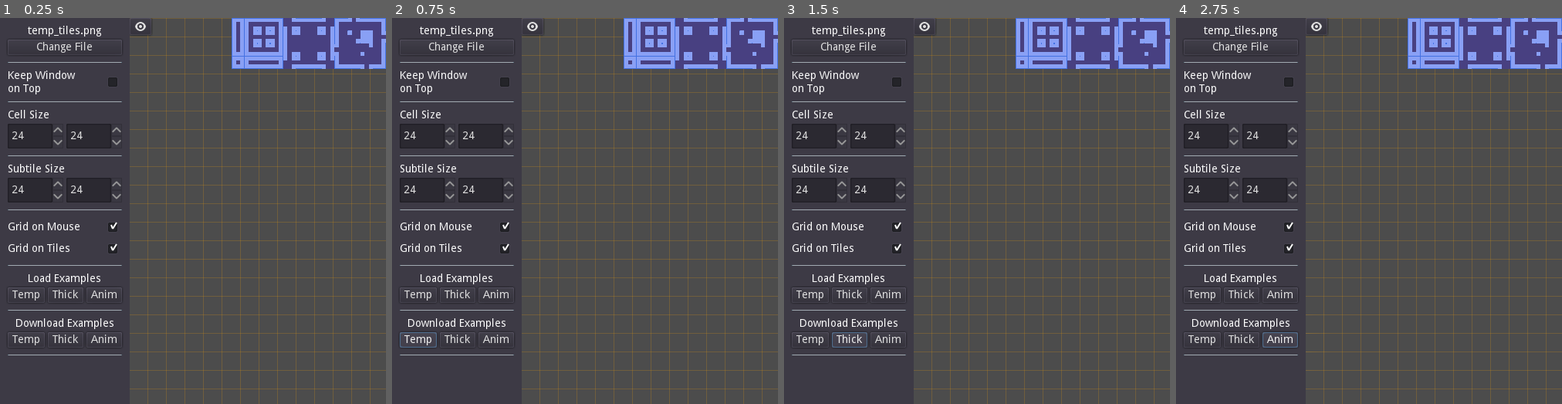
Above: before the commit, frames 1-4 (left to right).
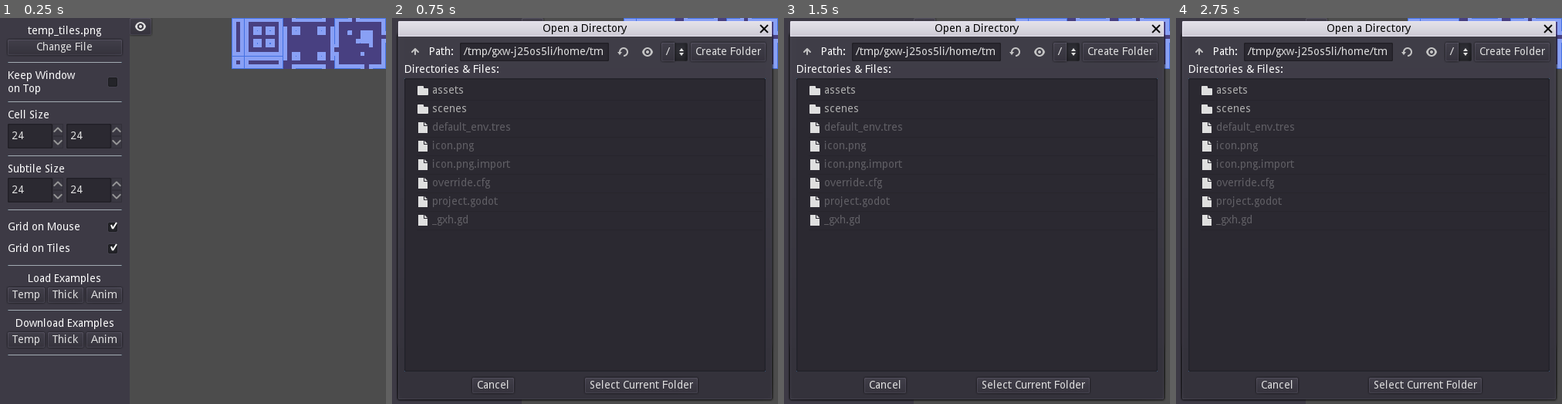
Above: after the commit, the same moments.

Repository: SuddenlyNothing/autotile-tester
Game: Godot game, scene res://scenes/Main.tscn
Two runs of this game, one before a commit and one after it. Both use one fixed random seed, a clock stepped at 60 frames per second and the inputs below.
Inputs:
- Up to frame 1 (0.25 s): no input
- Up to frame 2 (0.75 s): click "Temp" at 0.5 s
- Up to frame 3 (1.5 s): click "Thick" at 1.25 s
- Up to frame 4 (2.75 s): click "Anim" at 2 s

The runs differ from the first frame. In frame 1, 4.8% of the frame differs, in the area x 33-100%, y 0-100%; in frame 2, 67%; in frame 3, 67%; in frame 4, 67%, in the area x 1-100%, y 0-100%.

Commit message:
Add example downloads

Diff:
--- a/scenes/AutotileTester.gd
+++ b/scenes/AutotileTester.gd
@@ -12,7 +12,7 @@
 	Vector2(-1, 1),
 ]
 const MIN_ZOOM := Vector2.ONE * 0.2
-const MAX_ZOOM := Vector2.ONE * 2
+const MAX_ZOOM := Vector2.ONE * 2.5
 var MIN_ZOOM_LENGTH := MIN_ZOOM.length()
 var MAX_ZOOM_LENGTH := MAX_ZOOM.length()
 
@@ -29,7 +29,6 @@
 
 onready var grid_lighter := $GridLighter
 onready var texture := tile_set.tile_get_texture(0)
-onready var select := $Select
 onready var hint_draw := $HintDraw
 onready var grid_sprite := $Grid/GridSprite
 onready var camera := $Camera2D
--- a/scenes/AutotileTester.tscn
+++ b/scenes/AutotileTester.tscn
@@ -18,10 +18,6 @@
 
 [node name="Grid" parent="." instance=ExtResource( 4 )]
 
-[node name="Select" type="Polygon2D" parent="."]
-visible = false
-polygon = PoolVector2Array( 0, 0, 0, 0, 0, 0, 0, 0 )
-
 [node name="HintDraw" type="Node2D" parent="."]
 script = ExtResource( 5 )
 
--- a/scenes/Controls.gd
+++ b/scenes/Controls.gd
@@ -12,14 +12,17 @@
 const Hidden := preload("res://assets/hidden.svg")
 const Visible := preload("res://assets/visible.svg")
 
-var file := File.new()
-export(String, FILE, "*.png") var curr_file
-var modified_time := -1
-var curr_fps := 10
-
 export(String, FILE, "*.png") var temp
 export(String, FILE, "*.png") var thick
 export(Array, String, FILE, "*.png") var anim
+
+export(String, FILE, "*.png") var curr_file
+
+var file := File.new()
+var modified_time := -1
+var curr_fps := 10
+
+var download_file := ""
 
 export var cell_size := Vector2(24, 24)
 export var subtile_size := Vector2(24, 24)
@@ -35,6 +38,7 @@
 onready var cell_size_y: HBoxContainer = $"%CellSizeY"
 onready var subtile_size_x: HBoxContainer = $"%SubtileSizeX"
 onready var subtile_size_y: HBoxContainer = $"%SubtileSizeY"
+onready var save_file: FileDialog = $"%SaveFile"
 
 
 func _ready() -> void:
@@ -101,10 +105,6 @@
 		load_animated_texture_paths(paths)
 
 
-func _on_FileDialog_file_selected(path: String) -> void:
-	load_texture_path(path)
-
-
 func _on_ChangeFile_pressed() -> void:
 	file_dialog.popup()
 
@@ -196,12 +196,27 @@
 
 
 func _on_DownloadTemp_pressed() -> void:
-	pass # Replace with function body.
+	download_file = "temp"
+	save_file.popup()
 
 
 func _on_DownloadThick_pressed() -> void:
-	pass # Replace with function body.
+	download_file = "thick"
+	save_file.popup()
 
 
 func _on_DownloadAnim_pressed() -> void:
-	pass # Replace with function body.
+	download_file = "anim"
+	save_file.popup()
+
+
+func _on_SaveFile_dir_selected(dir: String) -> void:
+	var d := Directory.new()
+	match download_file:
+		"temp":
+			d.copy(temp, dir.plus_file(temp.get_file()))
+		"thick":
+			d.copy(thick, dir.plus_file(thick.get_file()))
+		"anim":
+			for file in anim:
+				d.copy(file, dir.plus_file(file.get_file()))
--- a/scenes/Controls.tscn
+++ b/scenes/Controls.tscn
@@ -10,23 +10,33 @@
 anchor_bottom = 1.0
 mouse_filter = 2
 script = ExtResource( 1 )
-curr_file = "res://assets/temp_tiles.png"
 temp = "res://assets/temp_tiles.png"
 thick = "res://assets/thick.png"
 anim = [ "res://assets/WaterTileAnim1.png", "res://assets/WaterTileAnim2.png", "res://assets/WaterTileAnim3.png", "res: …(313 unchanged characters)…
+curr_file = "res://assets/temp_tiles.png"
 
 [node name="FileDialog" type="FileDialog" parent="."]
 unique_name_in_owner = true
-margin_left = 50.0
-margin_top = 50.0
-margin_right = 974.0
-margin_bottom = 580.0
+anchor_right = 1.0
+anchor_bottom = 1.0
 rect_min_size = Vector2( 400, 140 )
+popup_exclusive = true
 window_title = "Open File(s)"
 resizable = true
 mode = 1
 access = 2
 filters = PoolStringArray( "*.png" )
+
+[node name="SaveFile" type="FileDialog" parent="."]
+unique_name_in_owner = true
+anchor_right = 1.0
+anchor_bottom = 1.0
+rect_min_size = Vector2( 400, 140 )
+popup_exclusive = true
+window_title = "Open a Directory"
+resizable = true
+mode = 2
+access = 2
 
 [node name="AcceptDialog" type="AcceptDialog" parent="."]
 unique_name_in_owner = true
@@ -416,8 +426,8 @@
 expand = true
 stretch_mode = 5
 
-[connection signal="file_selected" from="FileDialog" to="." method="_on_FileDialog_file_selected"]
 [connection signal="files_selected" from="FileDialog" to="." method="_on_FileDialog_files_selected"]
+[connection signal="dir_selected" from="SaveFile" to="." method="_on_SaveFile_dir_selected"]
 [connection signal="pressed" from="H/Controls/M/V/ChangeFile/ChangeFile" to="." method="_on_ChangeFile_pressed"]
 [connection signal="toggled" from="H/Controls/M/V/OnTop/H/WindowOnTop" to="." method="_on_WindowOnTop_toggled"]
 [connection signal="number_changed" from="H/Controls/M/V/CellSize/H/CellSizeX" to="." method="_on_CellSizeX_number_changed"]
--- a/scenes/editor/Grid.tscn
+++ b/scenes/editor/Grid.tscn
@@ -3,6 +3,7 @@
 [ext_resource path="res://scenes/editor/GridSprite.gd" type="Script" id=2]
 
 [sub_resource type="CanvasItemMaterial" id=4]
+light_mode = 2
 
 [node name="Grid" type="ParallaxBackground"]
 layer = 0
